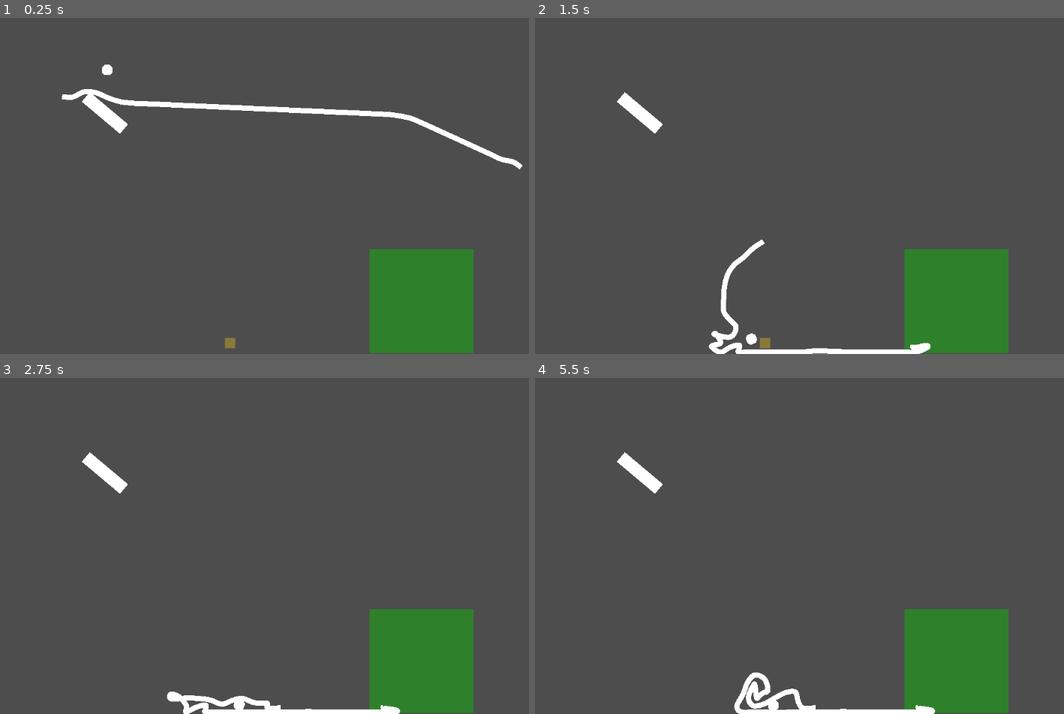
Above: before the commit, frames 1-4 (two rows, left to right).
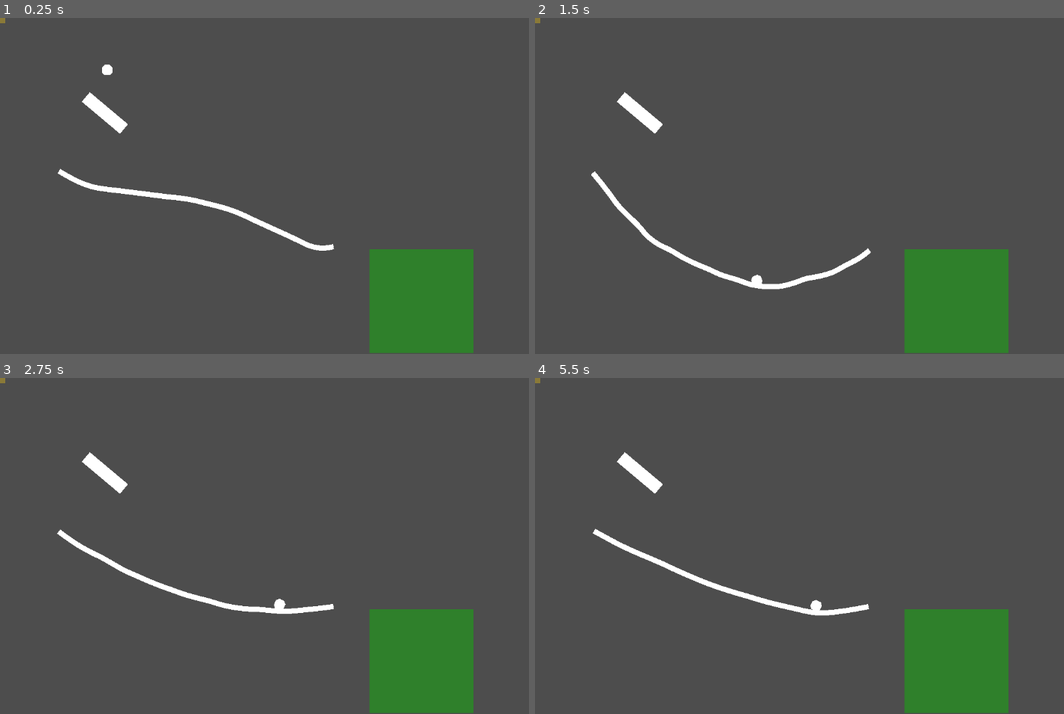
Above: after the commit, the same moments.

Repository: lechaosx/jam-at-fit-vol-2
Game: Godot game, scene res://game.tscn
The game is run twice, just before and just after one commit, with the same random seed, the same clock (stepped at 60 frames per second) and the same inputs.
Inputs:
- Up to frame 1 (0.25 s): no input
- Up to frame 2 (1.5 s): no input
- Up to frame 3 (2.75 s): no input
- Up to frame 4 (5.5 s): no input

The runs differ from the first frame. In frame 1, 2.5% of the frame differs, in the area x 0-99%, y 0-99%; in frame 2, 2.3%; in frame 3, 2.1%; in frame 4, 2.2%.

Commit message:
Update rope

Diff:
--- a/godot/main.tscn
+++ /dev/null
@@ -1,7 +0,0 @@
-[gd_scene load_steps=2 format=3 uid="uid://dw87cmlk0g03c"]
-
-[ext_resource type="PackedScene" uid="uid://v2coglxm5imv" path="res://rope.tscn" id="1_ig7tw"]
-
-[node name="Main" type="Node2D"]
-
-[node name="RopePrototype" parent="." instance=ExtResource("1_ig7tw")]
--- a/godot/rope.gd
+++ b/godot/rope.gd
@@ -1,15 +1,13 @@
 extends Line2D
 
-@export var attach_body_a: RigidBody2D
-@export var attach_body_b: RigidBody2D
+@export var attach_body_a: PhysicsBody2D
+@export var attach_body_b: PhysicsBody2D
 
 signal rope_tense_a
 signal rope_tense_b
 
 var segments: Array[RigidBody2D] = []
 var joints: Array[PinJoint2D] = []
-var anchor_a: Node = null
-var anchor_b: Node = null
 
 static func catmull_rom_spline(points: PackedVector2Array, resolution: int = 10) -> PackedVector2Array:
 	if points.size() < 2:
@@ -67,19 +65,21 @@
 
 	var tension_anchor := preload("res://tension_anchor.tscn")
 
-	anchor_a = tension_anchor.instantiate()
-	anchor_a.body_a = segments.front()
-	anchor_a.body_b = attach_body_a
-	anchor_a.global_position = segments.front().global_position
-	anchor_a.trigger.connect(func(): rope_tense_a.emit())
-	add_child(anchor_a)
+	if attach_body_a:
+		var anchor = tension_anchor.instantiate()
+		anchor.node_a = segments.front().get_path()
+		anchor.node_b = attach_body_a.get_path()
+		anchor.position.y = segment_distance / 2
+		anchor.trigger.connect(func(): rope_tense_a.emit())
+		segments.front().add_child(anchor)
 
-	anchor_b = tension_anchor.instantiate()
-	anchor_b.body_a = segments.back()
-	anchor_b.body_b = attach_body_b
-	anchor_b.global_position = segments.back().global_position
-	anchor_b.trigger.connect(func(): rope_tense_b.emit())
-	add_child(anchor_b)
+	if attach_body_b:
+		var anchor = tension_anchor.instantiate()
+		anchor.node_a = segments.back().get_path()
+		anchor.node_b = attach_body_b.get_path()
+		anchor.position.y = -segment_distance / 2
+		anchor.trigger.connect(func(): rope_tense_b.emit())
+		segments.back().add_child(anchor)
 
 func _process(_delta: float) -> void:
 	points = catmull_rom_spline(segments.map(func(x): return x.position))
--- a/godot/rope_segment.tscn
+++ b/godot/rope_segment.tscn
@@ -4,6 +4,7 @@
 radius = 4.0
 
 [node name="RopeSegment" type="RigidBody2D"]
+mass = 0.1
 
 [node name="CollisionShape2D" type="CollisionShape2D" parent="."]
 shape = SubResource("CapsuleShape2D_di24j")
--- a/godot/tension_anchor.gd
+++ b/godot/tension_anchor.gd
@@ -1,18 +1,20 @@
-extends RigidBody2D
+extends PinJoint2D
 
 signal trigger
 
-@export var body_a: PhysicsBody2D = null
-@export var body_b: PhysicsBody2D = null
+var _pulling := false
+var _start_distance: int
 
 func _ready() -> void:
-	if body_b:
-		%Spring.node_b = body_b.get_path()
-
-	if body_a:
-		%Joint.node_b = body_a.get_path()
+	_start_distance = global_position.distance_to(get_node(node_b).global_position)
 
 func _process(_delta: float) -> void:
-	if body_a and body_b:
-		if body_a.global_position.distance_to(body_b.global_position) > 50:
+	if not _pulling and global_position.distance_to(get_node(node_b).global_position) >= _start_distance + 0.5:
+		if not _pulling:
+			print("PULLED")
+			_pulling = true
 			trigger.emit()
+	else:
+		if _pulling:
+			print("RELEASED")
+			_pulling = false
--- a/godot/tension_anchor.tscn
+++ b/godot/tension_anchor.tscn
@@ -1,22 +1,6 @@
-[gd_scene load_steps=3 format=3 uid="uid://dynx41sflngpo"]
+[gd_scene load_steps=2 format=3 uid="uid://dynx41sflngpo"]
 
 [ext_resource type="Script" uid="uid://0hhfa7tbdxu7" path="res://tension_anchor.gd" id="1_nfki7"]
 
-[sub_resource type="CircleShape2D" id="CircleShape2D_xbfe0"]
-
-[node name="TensionAnchor" type="RigidBody2D"]
-collision_layer = 0
-collision_mask = 0
-gravity_scale = 0.0
+[node name="TensionAnchor" type="PinJoint2D"]
 script = ExtResource("1_nfki7")
-
-[node name="CollisionShape2D" type="CollisionShape2D" parent="."]
-shape = SubResource("CircleShape2D_xbfe0")
-
-[node name="Spring" type="DampedSpringJoint2D" parent="."]
-unique_name_in_owner = true
-node_a = NodePath("..")
-
-[node name="Joint" type="PinJoint2D" parent="."]
-unique_name_in_owner = true
-node_a = NodePath("..")
--- a/godot/world.tscn
+++ b/godot/world.tscn
@@ -9,6 +9,8 @@
 
 [sub_resource type="WorldBoundaryShape2D" id="WorldBoundaryShape2D_e2o6t"]
 normal = Vector2(1, 0)
+
+[sub_resource type="RectangleShape2D" id="RectangleShape2D_dwbse"]
 
 [node name="World" type="Node"]
 script = ExtResource("1_tlwt5")
@@ -49,9 +51,22 @@
 associatedBall = NodePath("../../Ball")
 
 [node name="CheckpointTarget" parent="Targets" node_paths=PackedStringArray("associatedBall") instance=ExtResource("5_036b0")]
-position = Vector2(442, 627)
 associatedBall = NodePath("../../Ball")
 
-[node name="Rope" parent="." instance=ExtResource("6_dwbse")]
-position = Vector2(-27, 6)
-points = PackedVector2Array(128, 123, 805, 153, 1045, 263)
+[node name="Rope" parent="." node_paths=PackedStringArray("attach_body_a", "attach_body_b") instance=ExtResource("6_dwbse")]
+position = Vector2(-390, 175)
+points = PackedVector2Array(493, 114, 805, 153, 1045, 263)
+attach_body_a = NodePath("../RopePulledBody")
+attach_body_b = NodePath("../RopePulledBody2")
+
+[node name="RopePulledBody2" type="StaticBody2D" parent="."]
+position = Vector2(655, 440)
+
+[node name="CollisionShape2D" type="CollisionShape2D" parent="RopePulledBody2"]
+shape = SubResource("RectangleShape2D_dwbse")
+
+[node name="RopePulledBody" type="StaticBody2D" parent="."]
+position = Vector2(104, 284)
+
+[node name="CollisionShape2D" type="CollisionShape2D" parent="RopePulledBody"]
+shape = SubResource("RectangleShape2D_dwbse")
Not shown: 1 places in godot/world.tscn that only renumber resources
